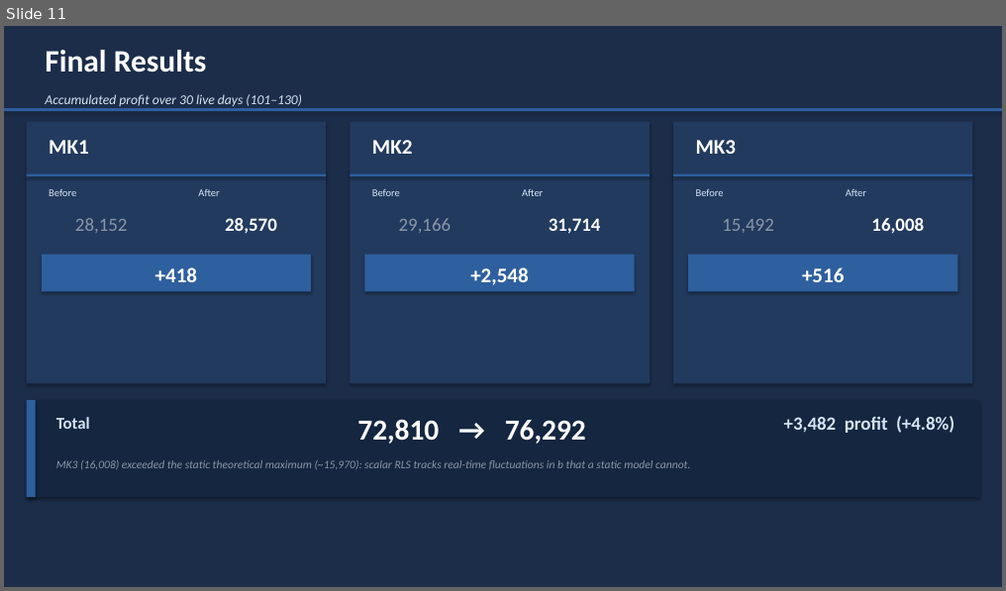
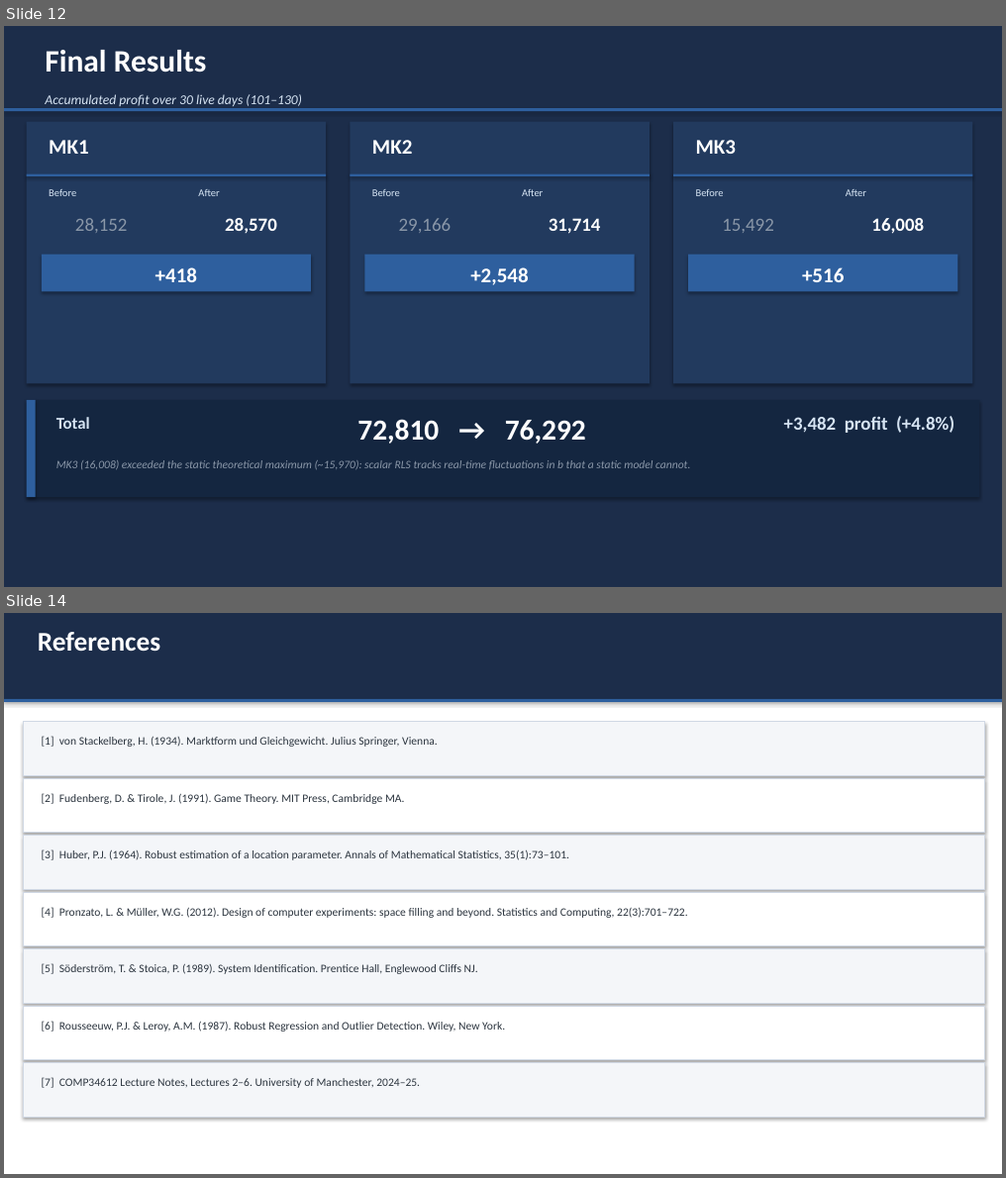
Before and after one commit to srojastunjano/CGT-Project, a slide deck: Group7_Presentation.pptx. Shown one above the other, each under a label of ours: slide 11 before the commit, slides 12 and 14 after it; the slides between them are not shown. The pictures are 1006x591 and 1006x1178 pixels, drawn with LibreOffice and Linux fonts; fonts in the diff are those of the drawing. Boxes give left, top, right and bottom in pixels: in the first picture for what was removed or moved away, otherwise in the second. Text is boxed around its words. In the diff, an @@ line names an element or a change of style, - is before the commit and + after.

```diff
--- a/Group7_Presentation.pptx
+++ b/Group7_Presentation.pptx
@@ slide 14 added at [4,613,1002,1174], background #FFFFFF @@
@@ rectangle added at [4,613,1002,1174], fill #FFFFFF @@
@@ rectangle added at [4,613,1002,699], fill #1C2D4A @@
@@ text added at [38,632,160,651], 26 pt, text #FFFFFF, bold @@
+References
@@ rectangle added at [4,699,1002,702], fill #2E5F9E @@
@@ rectangle added at [23,722,985,775], fill #F4F6F9, outline #D0D8E4 0.3 pt @@
@@ text added at [42,736,438,747], 11 pt, text #2C353F @@
+[1] von Stackelberg, H. (1934). Marktform und Gleichgewicht. Julius Springer, Vienna.
@@ rectangle added at [23,778,985,833], fill #FFFFFF, outline #D0D8E4 0.3 pt @@
@@ text added at [42,793,405,804], 11 pt, text #2C353F @@
+[2] Fudenberg, D. & Tirole, J. (1991). Game Theory. MIT Press, Cambridge MA.
@@ rectangle added at [23,836,985,889], fill #F4F6F9, outline #D0D8E4 0.3 pt @@
@@ text added at [42,850,569,861], 11 pt, text #2C353F @@
+[3] Huber, P.J. (1964). Robust estimation of a location parameter. Annals of Mathematical Statistics, 35(1):73–101.
@@ rectangle added at [23,892,985,947], fill #FFFFFF, outline #D0D8E4 0.3 pt @@
@@ text added at [42,907,688,918], 11 pt, text #2C353F @@
+[4] Pronzato, L. & Müller, W.G. (2012). Design of computer experiments: space filling and beyond. Statistics and Computing, 22(3):701–722.
@@ rectangle added at [23,950,985,1003], fill #F4F6F9, outline #D0D8E4 0.3 pt @@
@@ text added at [42,963,478,974], 11 pt, text #2C353F @@
+[5] Söderström, T. & Stoica, P. (1989). System Identification. Prentice Hall, Englewood Cliffs NJ.
@@ rectangle added at [23,1006,985,1059], fill #FFFFFF, outline #D0D8E4 0.3 pt @@
@@ text added at [42,1021,505,1032], 11 pt, text #2C353F @@
+[6] Rousseeuw, P.J. & Leroy, A.M. (1987). Robust Regression and Outlier Detection. Wiley, New York.
@@ rectangle added at [23,1062,985,1117], fill #F4F6F9, outline #D0D8E4 0.3 pt @@
@@ text added at [42,1077,420,1088], 11 pt, text #2C353F @@
+[7] COMP34612 Lecture Notes, Lectures 2–6. University of Manchester, 2024–25.
@@ what was slide 11 is now slide 12 @@
```
Also in this commit, not shown: 9 slides changed, 2 other slides added, 1 slide removed, 1 other file.
